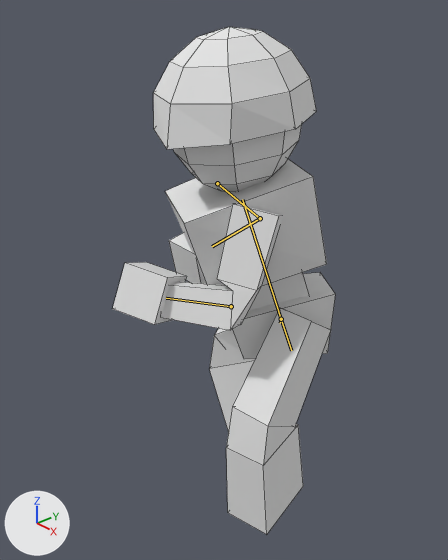
A saved change to the Blender file キャラモデル/player/fire_motion/fire_nutoral/firenutoral.blend.
Before and after are seen from a 50 mm camera at (90.5, -95.1, 114.9) aimed at (-9.6, -6.1, 52.4). Arrows for +X, +Y and +Z are at lower left; the lights stay in place. Both versions are drawn at the pose saved in each file; the numbers are the values there. The bones that change are drawn over the model as lines. Mesh edges are drawn as thin lines.

In view in the first picture: 'armL', 'body', 'cap', 'chest', 'handL', 'handR', 'head', 'legL', 'legR', 'spine'.
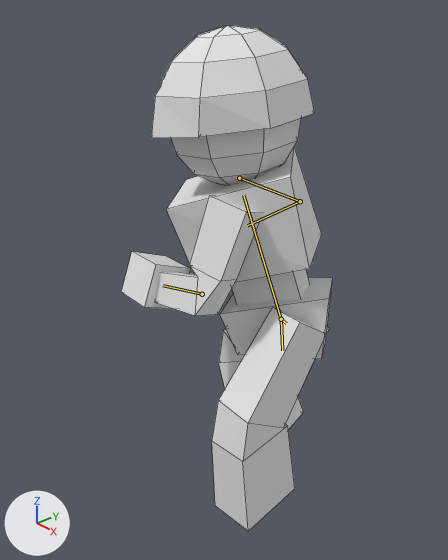
Changed parts and their boxes [x1, y1, x2, y2] in the pictures (448 x 560 px):
'legL', posed (10% wider)
    before: [226, 308, 330, 534]
    after: [212, 307, 326, 531]
'cap', posed (7% shorter)
    before: [153, 27, 317, 149]
    after: [151, 25, 315, 138]
'chest', posed
    before: [165, 159, 327, 286]
    after: [166, 147, 322, 282]
'armL', posed (12% narrower)
    before: [162, 204, 282, 330]
    after: [155, 196, 260, 316]
'head', posed
    before: [173, 124, 302, 192]
    after: [171, 118, 301, 185]
'spine', posed (9% wider, 7% shorter)
    before: [233, 272, 336, 359]
    after: [220, 278, 332, 359]
'handL', posed (7% narrower, 9% shorter)
    before: [112, 262, 186, 325]
    after: [121, 252, 190, 309]
'legR', posed
    before: [209, 328, 255, 432]
    after: [219, 326, 329, 430]
'body', posed
    before: [249, 272, 309, 310]
    after: [232, 270, 310, 304]
'handR', posed (not visible afterwards)
    before: [169, 233, 206, 284]
bone 'Bone', root to tip
    before: (281, 319) to (242, 199)
    after: (281, 319) to (243, 195)
bone 'Bone_L.002', root to tip
    before: (231, 306) to (166, 298)
    after: (202, 294) to (163, 285)
bone 'Bone_R.001', root to tip
    before: (217, 183) to (260, 218)
    after: (239, 178) to (300, 201)
bone 'Bone_R.002', root to tip
    before: (260, 218) to (212, 246)
    after: (300, 201) to (247, 225)
bone 'Bone_L.004', root to tip
    before: (281, 319) to (291, 350)
    after: (281, 319) to (282, 350)
bone 'Bone_R.004', root to tip
    before: (281, 319) to (280, 323)
    after: (281, 319) to (286, 323)

The change in detail:
Bone 'Bone' (bone_bone) turns from (-18, -38, 0) to (-18, -59, 0) degrees about its own x, y and z.
Bone 'Bone_L.002' (bone_bone_l_002) turns from (-11, -1, -79) to (-20, 1, -72) degrees about its own x, y and z.
Bone 'Bone_R.001' (bone_bone_r_001) turns from (-87, -32, 16) to (-86, -48, 14) degrees about its own x, y and z.
Bone 'Bone_R.002' (bone_bone_r_002) turns from (13, -14, 116) to (19, -17, 123) degrees about its own x, y and z.
Bone 'Bone_L.004' (bone_bone_l_004) turns from (27, -11, -5) to (23, -18, 5) degrees about its own x, y and z.
Bone 'Bone_R.004' (bone_bone_r_004) turns from (-1, 28, 3) to (2, 21, 13) degrees about its own x, y and z.
